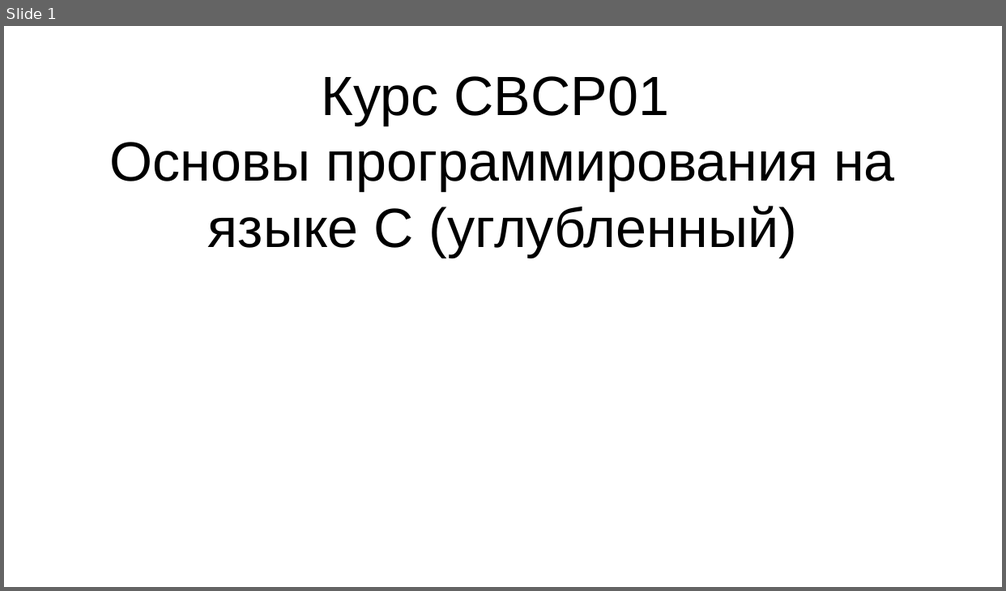
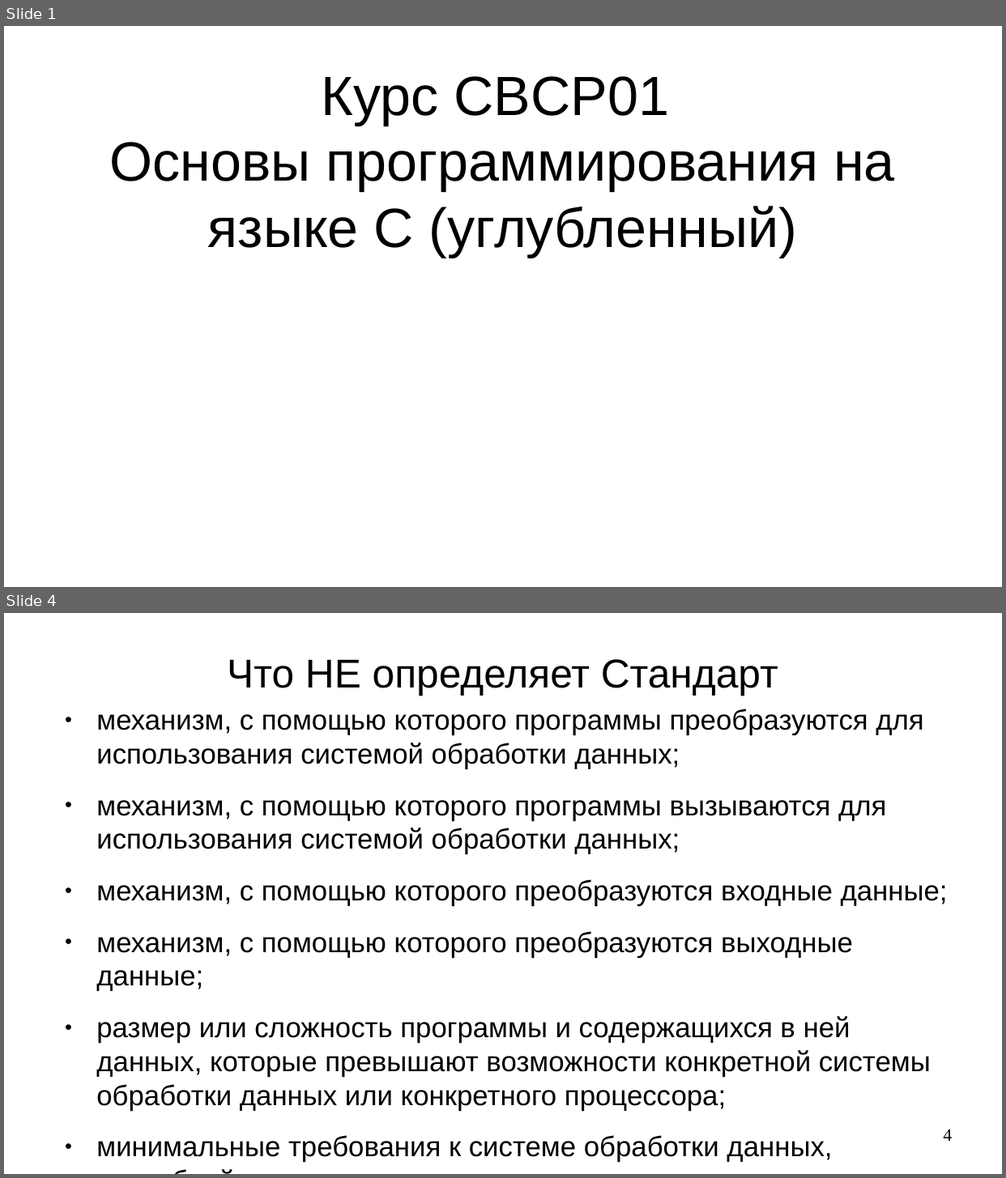
Before and after one commit to steelcraft/stud-lab, a slide deck: Лекции/CACP01.odp. Shown one above the other, each under a label of ours: slide 1 before the commit, slides 1 and 4 after it; the slides between them are not shown. The pictures are 1006x591 and 1006x1178 pixels, drawn with LibreOffice and Linux fonts; fonts in the diff are those of the drawing. Boxes give left, top, right and bottom in pixels: in the first picture for what was removed or moved away, otherwise in the second. Text is boxed around its words. In the diff, an @@ line names an element or a change of style, - is before the commit and + after.

```diff
--- a/Лекции/CACP01.odp
+++ b/Лекции/CACP01.odp
@@ slide 4 added at (4, 613, 1002, 1174), background #FFFFFF @@
@@ title added at (227, 659, 778, 695), 32 pt, text #000000 @@
+Что НЕ определяет Стандарт
@@ text added at (96, 709, 948, 1162), 22.4 pt, text #000000 @@
+● механизм, с помощью которого программы преобразуются для использования системой обработки данных;
+● механизм, с помощью которого программы вызываются для использования системой обработки данных;
+● механизм, с помощью которого преобразуются входные данные;
+● механизм, с помощью которого преобразуются выходные данные;
+● размер или сложность программы и содержащихся в ней данных, которые превышают возможности конкретной системы обработки данных или конкретного процессора;
+● минимальные требования к системе обработки данных, способной поддерживать соответствующую реализацию.
@@ page number added at (943, 1129, 952, 1141), 14 pt, text #000000 @@
+4
```
Also in this commit, not shown: 4 other slides added.
